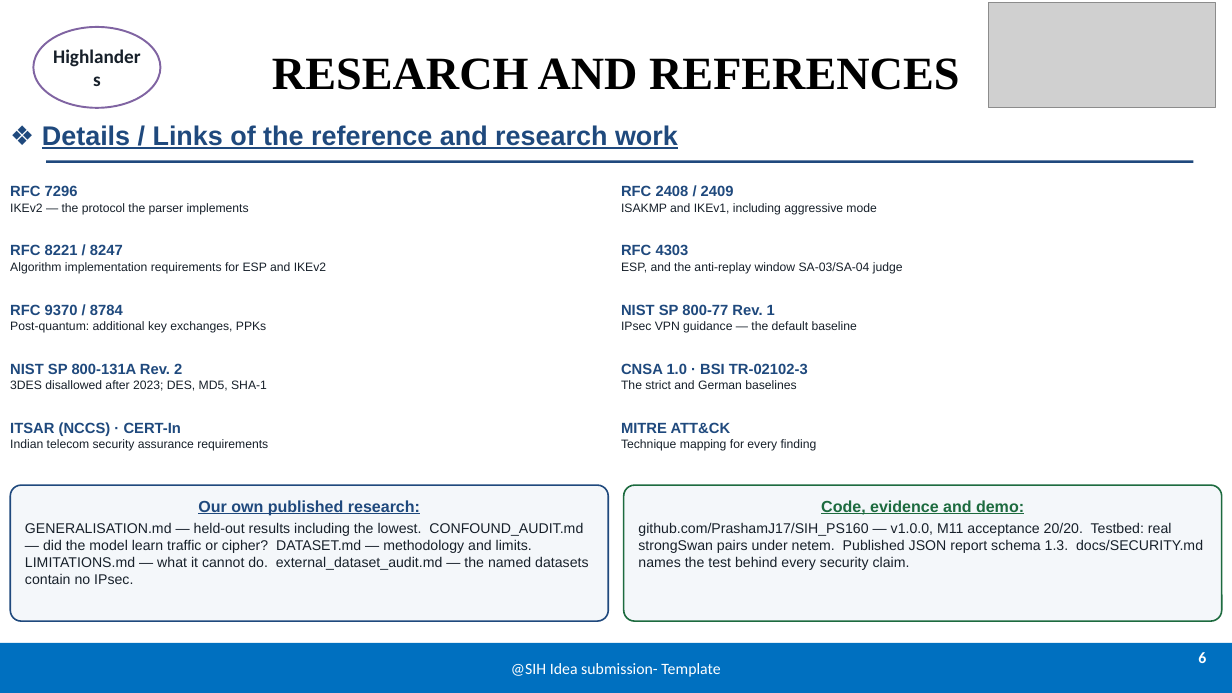
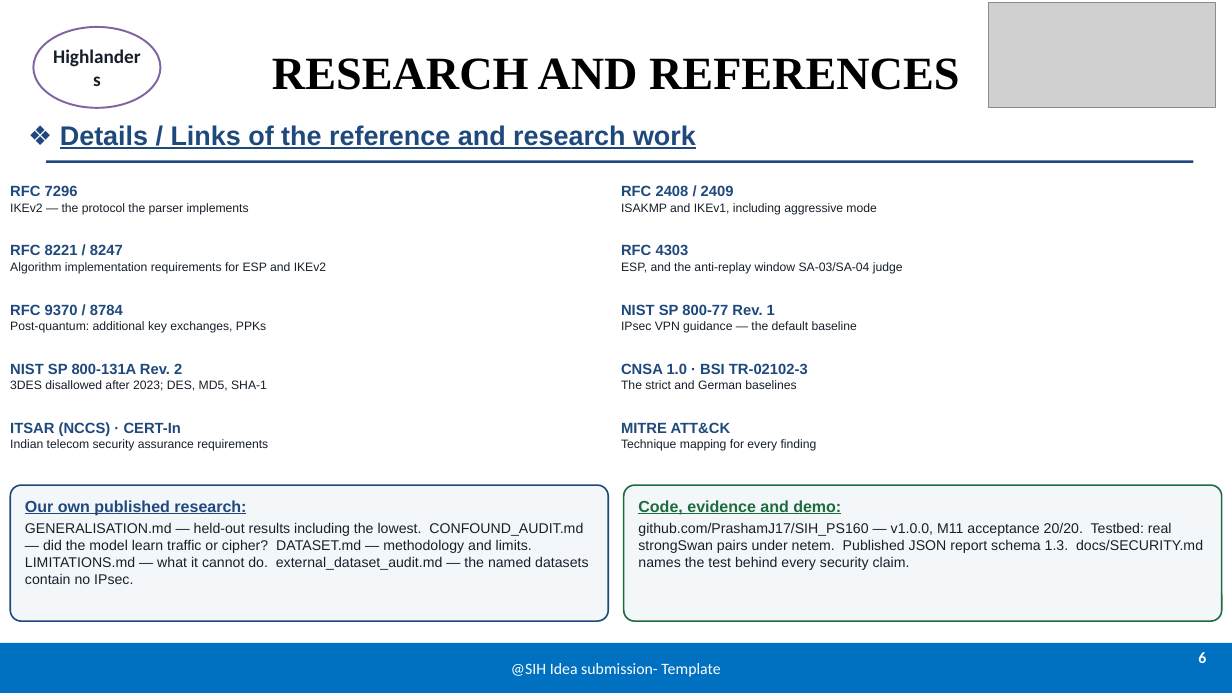
Before and after one commit to PrashamJ17/SIH_PS160, a slide deck: slide 6 of docs/SIH2026-Highlanders-IPsec-Sentinel.pptx. Drawn at 1232x693 pixels with LibreOffice and Linux fonts; fonts in the diff are those of the drawing; grey boxes stand for pictures. Boxes give left, top, right and bottom in pixels: in the first picture for what was removed or moved away, otherwise in the second. Text is boxed around its words. In the diff, an @@ line names an element or a change of style, - is before the commit and + after.

```diff
--- a/docs/SIH2026-Highlanders-IPsec-Sentinel.pptx
+++ b/docs/SIH2026-Highlanders-IPsec-Sentinel.pptx
@@ text "❖ Details / Links of ...": place and size @@
-text "❖ Details / Links of ..." at <box>42,125,678,149</box>
+text "❖ Details / Links of ..." at <box>60,125,696,149</box>
@@ text in rounded rectangle at <box>25,500,246,516</box>: alignment centre to left @@
@@ text in rounded rectangle at <box>638,500,841,515</box>: alignment centre to left @@
```
Also in this commit, not shown: 4 other slides changed, 15 other files.
